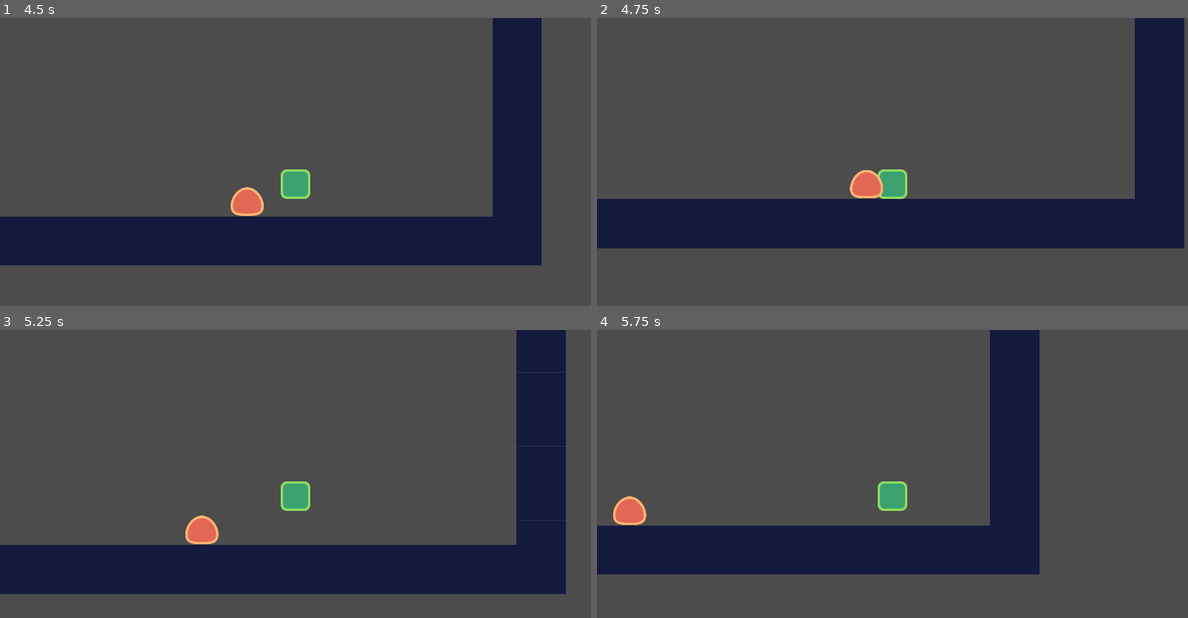
Above: before the commit, frames 1-4 (two rows, left to right).
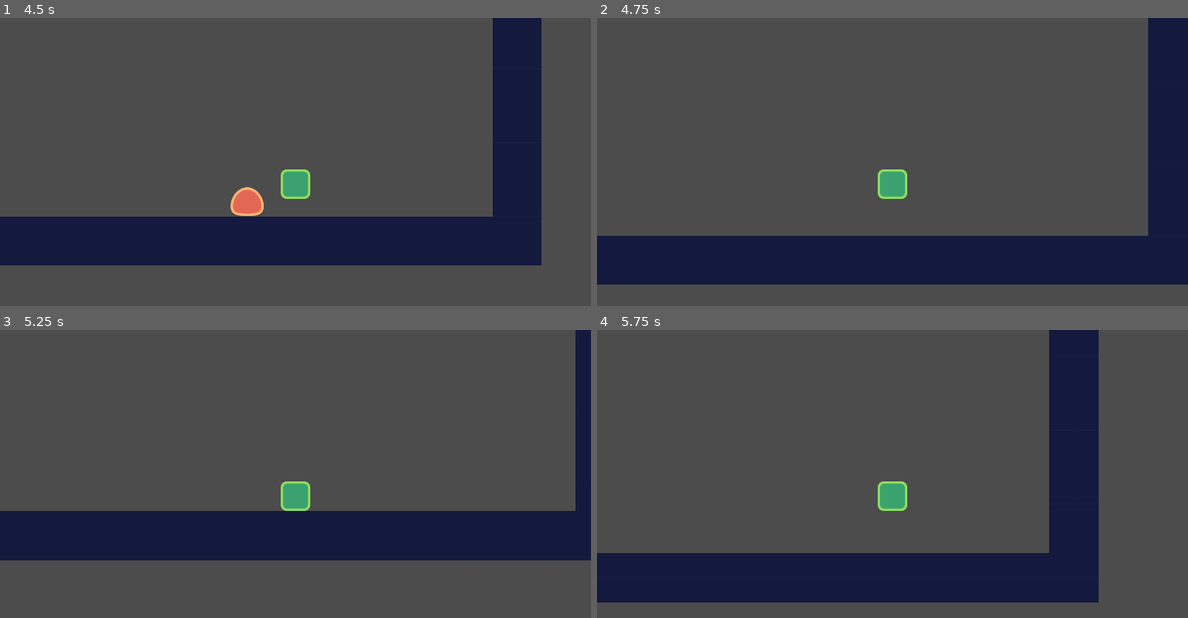
Above: after the commit, the same moments.

Repository: gjscode/firstGDScriptLesson
Game: Godot game, scene res://src/Levels/LevelTemplate.tscn
Same seed, same stepped clock (60 frames per second), same inputs: the game is played once before the commit and once after it.
Inputs:
- Up to frame 1 (4.5 s): tap Enter at 0.5 s; hold W (jump) 0.53-1.28 s; hold D (move_right) 0.53-2.03 s; tap W (jump) at 1.35, 1.52, 1.82, 2.85, 3.02, 3.32, 4.35 s; hold A (move_left) 2.03-2.78 s; hold W (jump) 2.03-2.78 s; hold D (move_right) 2.78-4.28 s; hold W (jump) 3.53-4.28 s; hold A (move_left) from 4.28 s (still down)
- Up to frame 2 (4.75 s): keep holding A (move_left); tap W (jump) at 4.52 s
- Up to frame 3 (5.25 s): tap W (jump) at 4.82 s; release A (move_left) at 5.03 s; hold D (move_right) from 5.03 s (still down); hold W (jump) from 5.03 s (still down)
- Up to frame 4 (5.75 s): keep holding D (move_right); keep holding W (jump)

Frame 1 is identical in both runs. In frame 2, 27% of the frame differs, in the area x 0-100%, y 0-93%; in frame 3, 29%, in the area x 0-100%, y 0-92%; in frame 4, 29%.

Commit message:
Player Stomp

Diff:
--- a/Platformer/src/Actors/Enemy.gd
+++ b/Platformer/src/Actors/Enemy.gd
@@ -14,7 +14,7 @@
 		#return to void, it returns nothing but it will stop the function here
 		return
 	#this makes it so that the CollisionShape2D of the Enemy is disabled once you jump on it
-	#get_node("CollisionShape2D").disabled = true
+	get_node("CollisionShape2D").disabled = true
 	#this will essentially delete the enemy
 	queue_free()
 
--- a/Platformer/src/Actors/Enemy.tscn
+++ b/Platformer/src/Actors/Enemy.tscn
@@ -30,8 +30,7 @@
 [node name="StompDetector" type="Area2D" parent="."]
 modulate = Color( 0, 0.0392157, 1, 1 )
 position = Vector2( 0, -16 )
-collision_layer = 0
-monitorable = false
+collision_layer = 2
 
 [node name="CollisionShape2D" type="CollisionShape2D" parent="StompDetector"]
 position = Vector2( 0, -11.5 )
--- a/Platformer/src/Actors/Player.gd
+++ b/Platformer/src/Actors/Player.gd
@@ -1,4 +1,11 @@
 extends Actor
+
+export var stomp_impulse: = 1000.0
+
+#when a player jumps on the enemy their velocity will change
+#stomp_impulse will determine how high they "bump" into the air after stomping on enemies
+func _on_EnemyDetector_area_entered(area: Area2D) -> void:
+	_velocity = calculate_stomp_velocity(_velocity, stomp_impulse)
 
 #will run the parent's (Actor) physics process first and then this one
 #physics_process is a function which godot will call every frame of your game (30-60fps)
@@ -57,3 +64,10 @@
 	if is_jump_interrupted:
 		new_velocity.y = 0.0
 	return new_velocity
+
+func calculate_stomp_velocity(linear_velocity: Vector2, impulse: float) -> Vector2:
+	#sets "out" to be equal to linear_velocity
+	var out: = linear_velocity
+	#replaces the y component of our linear_velocity to negative impulse
+	out.y = -impulse
+	return out
--- a/Platformer/src/Actors/Player.tscn
+++ b/Platformer/src/Actors/Player.tscn
@@ -1,10 +1,13 @@
-[gd_scene load_steps=4 format=2]
+[gd_scene load_steps=5 format=2]
 
 [ext_resource path="res://assets/start-assets/player.png" type="Texture" id=1]
 [ext_resource path="res://src/Actors/Player.gd" type="Script" id=2]
 
 [sub_resource type="RectangleShape2D" id=1]
 extents = Vector2( 40, 40 )
+
+[sub_resource type="RectangleShape2D" id=2]
+extents = Vector2( 45.5, 42 )
 
 [node name="Player" type="KinematicBody2D"]
 collision_mask = 8
@@ -20,3 +23,14 @@
 
 [node name="Camera2D" type="Camera2D" parent="."]
 current = true
+
+[node name="EnemyDetector" type="Area2D" parent="."]
+collision_layer = 0
+collision_mask = 2
+
+[node name="CollisionShape2D" type="CollisionShape2D" parent="EnemyDetector"]
+modulate = Color( 0.054902, 0, 1, 1 )
+position = Vector2( -0.5, 9 )
+shape = SubResource( 2 )
+
+[connection signal="area_entered" from="EnemyDetector" to="." method="_on_EnemyDetector_area_entered"]
